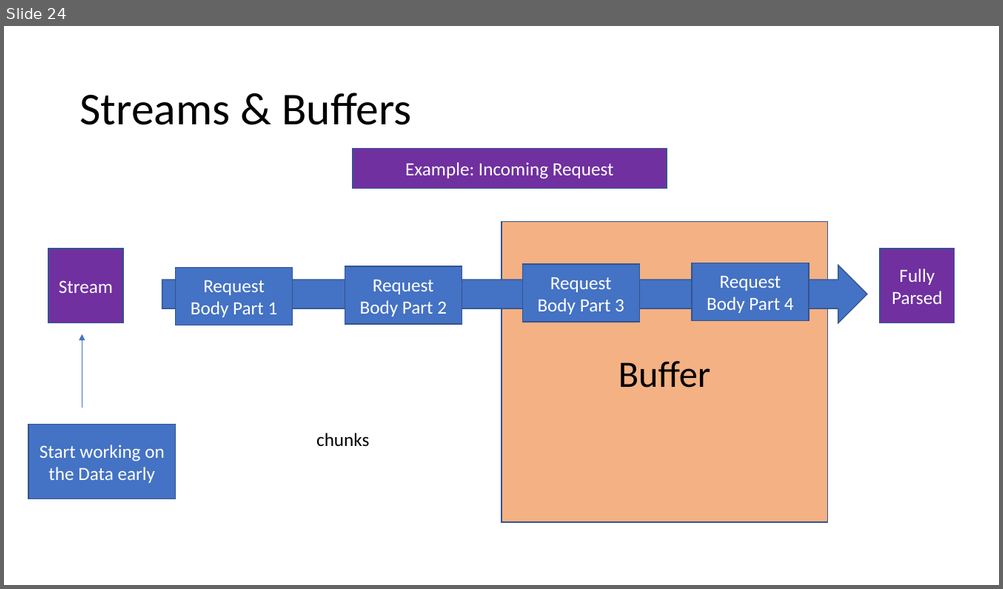
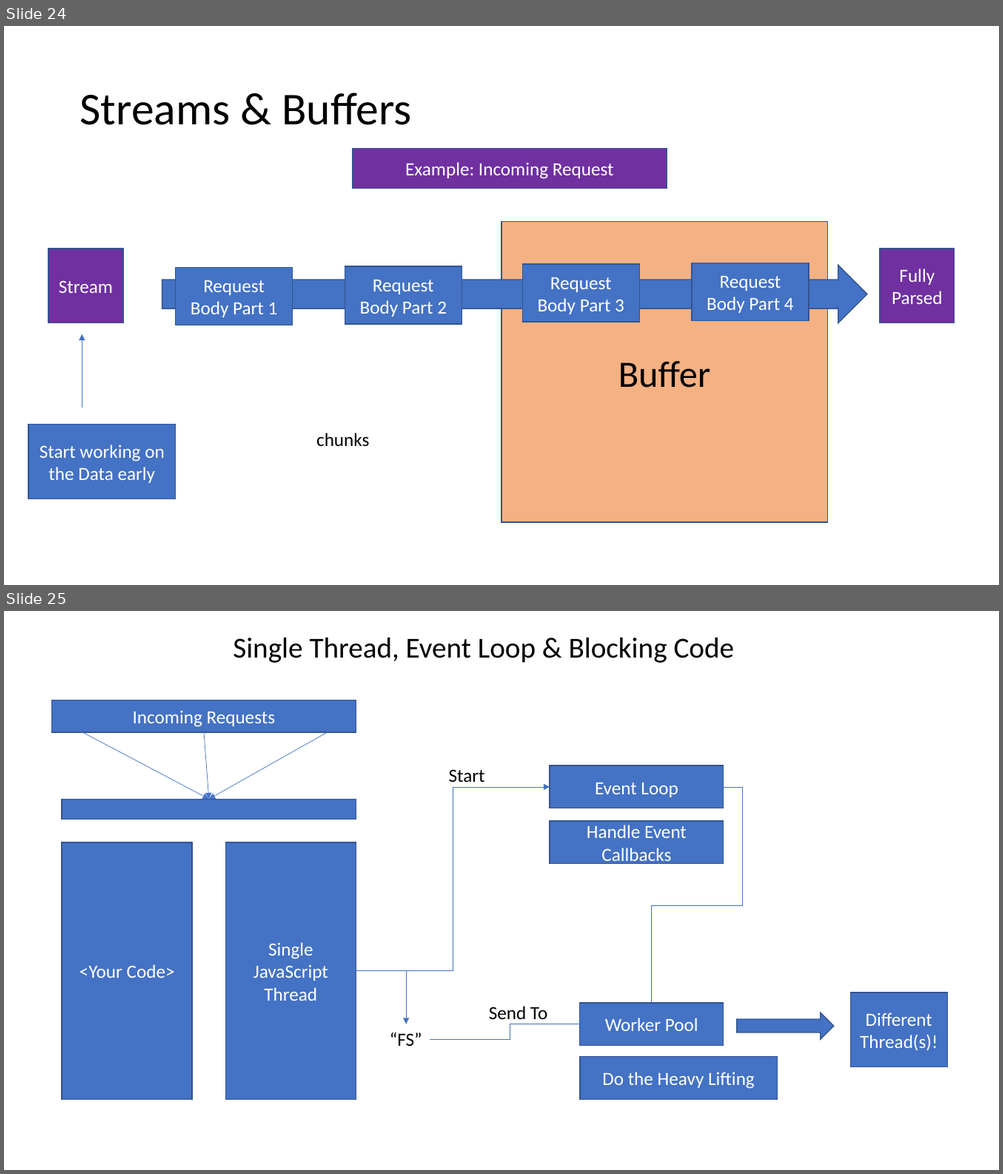
Before and after one commit to PiyushChaturvedii/Batch04, a slide deck: What is Node.pptx. Shown one above the other, each under a label of ours: slide 24 before the commit, slides 24 and 25 after it. The pictures are 1003x589 and 1003x1174 pixels, drawn with LibreOffice and Linux fonts; fonts in the diff are those of the drawing. Boxes give left, top, right and bottom in pixels: in the first picture for what was removed or moved away, otherwise in the second. Text is boxed around its words. In the diff, an @@ line names an element or a change of style, - is before the commit and + after.

```diff
--- a/What is Node.pptx
+++ b/What is Node.pptx
@@ slide 25 added at (4, 611, 999, 1170), background #FFFFFF @@
@@ text added at (233, 637, 734, 663), 28 pt, text #000000 @@
+Single Thread, Event Loop & Blocking Code
@@ rectangle added at (52, 700, 356, 732), fill #4472C4, outline #325491 1 pt, 18 pt, text #FFFFFF @@
+Incoming Requests
@@ arrow added from (52, 716) to (209, 799), #4472C4 0.5 pt @@
@@ arrow added from (356, 716) to (209, 799), #4472C4 0.5 pt @@
@@ arrow added from (204, 732) to (209, 799), #4472C4 0.5 pt @@
@@ rectangle added at (549, 766, 723, 808), fill #4472C4, outline #325491 1 pt, 18 pt, text #FFFFFF @@
+Event Loop
@@ elbow arrow added from (356, 971) to (549, 787), #4472C4 0.5 pt @@
@@ text added at (449, 769, 485, 782), 18 pt, text #000000 @@
+Start
@@ elbow line added from (723, 787) to (652, 1003), #4472C4 0.5 pt @@
@@ rectangle added at (62, 799, 356, 819), fill #4472C4, outline #325491 1 pt @@
@@ rectangle added at (549, 821, 723, 864), fill #4472C4, outline #325491 1 pt, 18 pt, text #FFFFFF @@
+Handle Event Callbacks
@@ rectangle added at (62, 843, 193, 1099), fill #4472C4, outline #325491 1 pt, 18 pt, text #FFFFFF @@
+<Your Code>
@@ rectangle added at (225, 843, 356, 1099), fill #4472C4, outline #325491 1 pt, 18 pt, text #FFFFFF @@
+Single JavaScript Thread
@@ elbow arrow added from (356, 971) to (406, 1025), #4472C4 0.5 pt @@
@@ text added at (489, 1006, 547, 1025), 18 pt, text #000000 @@
+Send To
@@ rectangle added at (580, 1003, 724, 1046), fill #4472C4, outline #325491 1 pt, 18 pt, text #FFFFFF @@
+Worker Pool
@@ rectangle added at (850, 993, 947, 1068), fill #4472C4, outline #325491 1 pt, 18 pt, text #FFFFFF @@
+Different Thread(s)!
@@ elbow arrow added from (430, 1039) to (589, 1025), #4472C4 0.5 pt @@
@@ right arrow added at (737, 1013, 834, 1040), fill #4472C4, outline #325491 1 pt @@
@@ text added at (390, 1033, 422, 1046), 18 pt, text #000000 @@
+“FS”
@@ rectangle added at (580, 1057, 778, 1099), fill #4472C4, outline #325491 1 pt, 18 pt, text #FFFFFF @@
+Do the Heavy Lifting
```
Also in this commit, not shown: 16 other slides added, 15 other files.
